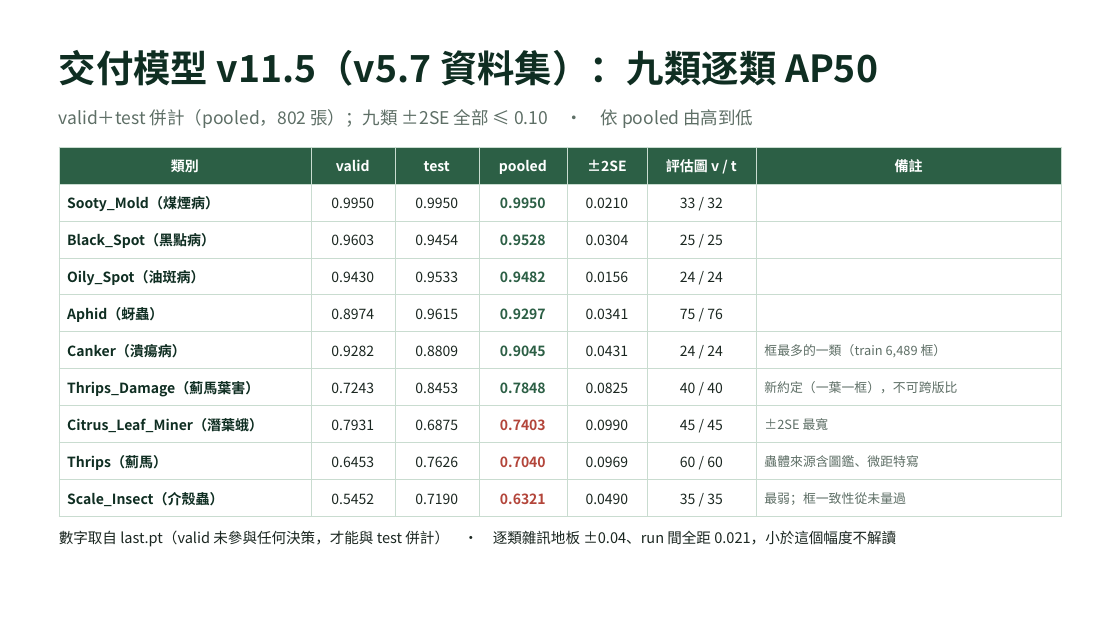
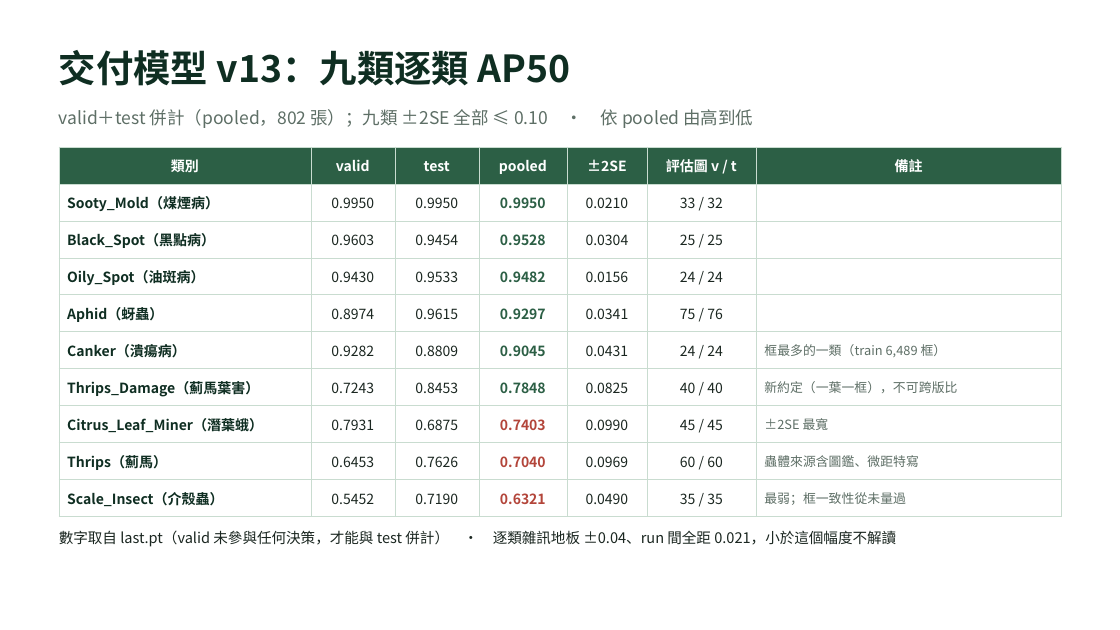
Before and after one commit to OneLeaf-dx/detection, a slide deck: slide 13 of docs/v12.3_簡報_口頭報告.pptx. Drawn at 1120x630 pixels with LibreOffice and Linux fonts; fonts in the diff are those of the drawing. Boxes give left, top, right and bottom in pixels: in the first picture for what was removed or moved away, otherwise in the second. Text is boxed around its words. In the diff, an @@ line names an element or a change of style, - is before the commit and + after.

```diff
--- a/docs/v12.3_簡報_口頭報告.pptx
+++ b/docs/v12.3_簡報_口頭報告.pptx
@@ text at (x1=59, y1=50, x2=571, y2=86): text changed @@
-交付模型 v11.5（v5.7 資料集）：九類逐類 AP50
+交付模型 v13：九類逐類 AP50
```
Also in this commit, not shown: 7 other slides changed, 12 other files.
